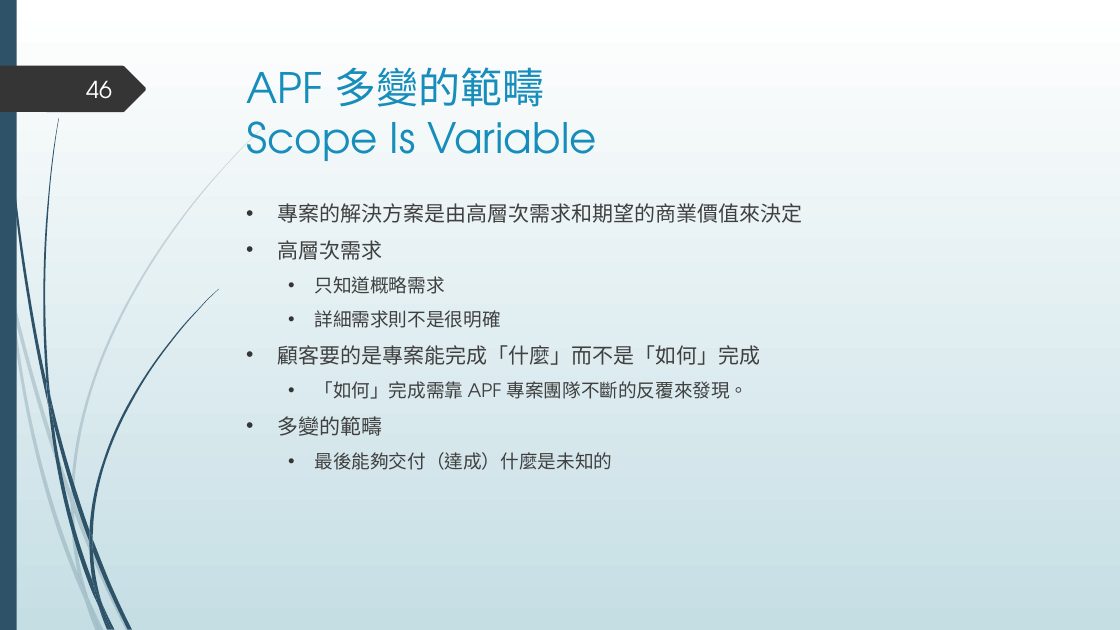
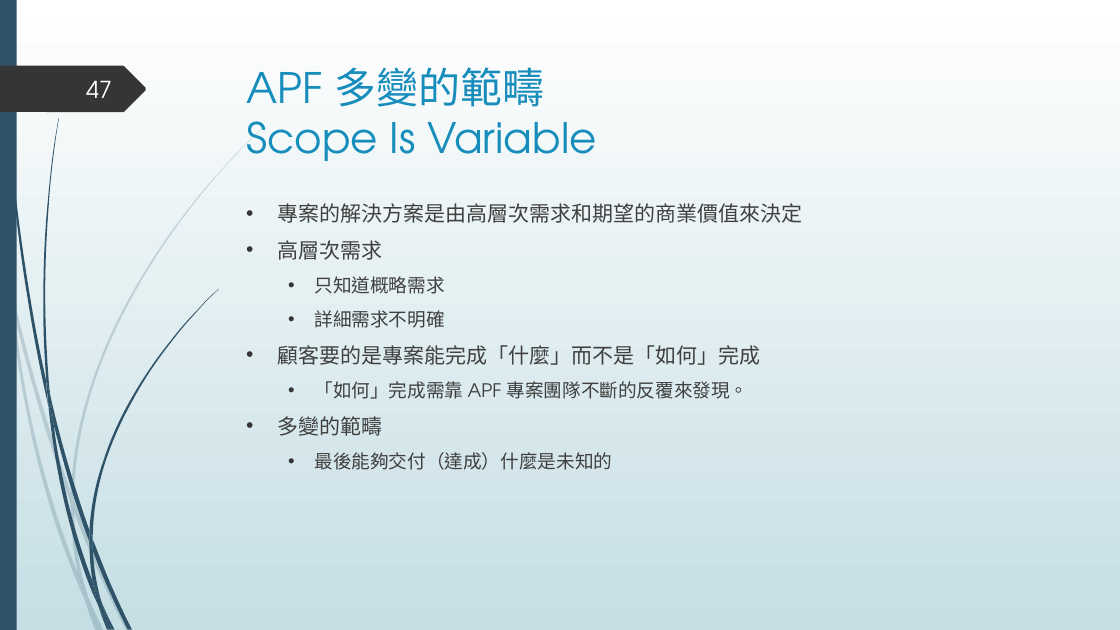
Before and after one commit to ywdeng/uscojywdeng, a slide deck: slide 47 of src/assets/1091/ProjectManagement/CH04/04.pptx (slide 46 before the commit). Drawn at 1120x630 pixels with LibreOffice and Linux fonts; fonts in the diff are those of the drawing. Boxes give left, top, right and bottom in pixels: in the first picture for what was removed or moved away, otherwise in the second. Text is boxed around its words. In the diff, an @@ line names an element or a change of style, - is before the commit and + after.

```diff
--- a/src/assets/1091/ProjectManagement/CH04/04.pptx
+++ b/src/assets/1091/ProjectManagement/CH04/04.pptx
@@ page number at (x1=86, y1=80, x2=112, y2=98): text changed @@
-46
+47
@@ text at (x1=315, y1=310, x2=445, y2=328): text changed @@
-  • 詳細需求則不是很明確
+  • 詳細需求不明確
```
Also in this commit, not shown: 11 other slides changed, 3 slides added.
